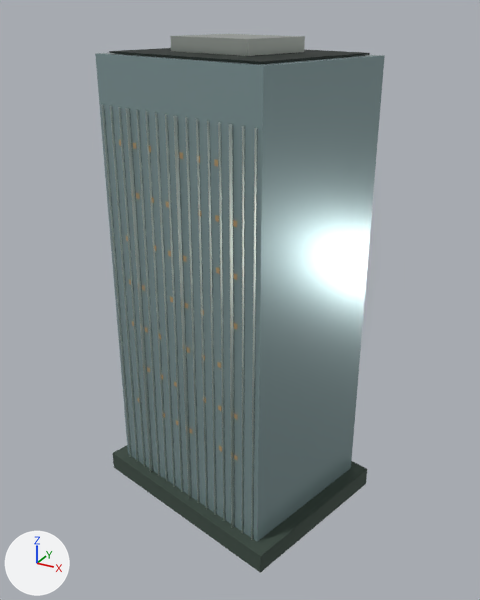
The glTF model landmarks/assets/hisense-south.glb, before and after one commit.
Before and after are seen from a 50 mm lens placed at (108.8, -196.4, 172.2), pointed at (5.1, -8.0, 78.0). The lights are fixed; the arrows at lower left show +X, +Y and +Z. The older version comes first. Vertices at exactly the same position are counted once.

In view in the first picture: 'crown_box', 'envelope', 'fins', 'night_windows', 'podium', 'roof_deck'.
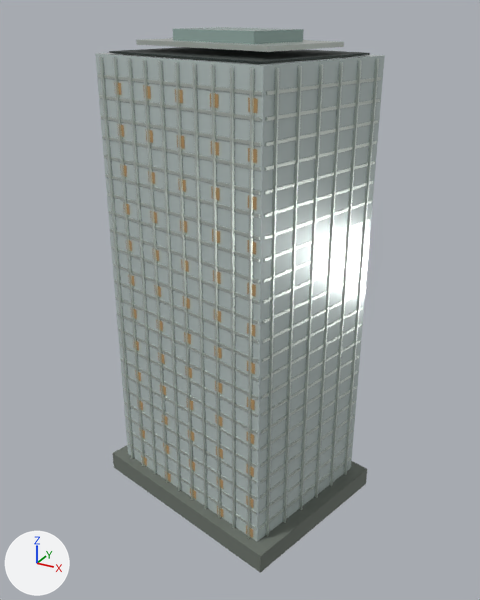
Location of each change, (x1, y1, x2, y2) in pixels of the pictures (480 x 600 px):
```json
{"object": "envelope", "change": "recoloured, surface changed", "before": [95, 53, 385, 542], "after": [95, 53, 385, 542], "on screen": "grey to light grey"}
{"object": "fins", "change": "reshaped", "before": [102, 104, 257, 540], "after": [99, 56, 379, 539]}
{"object": "floor_bands", "change": "added", "after": [98, 74, 382, 530]}
{"object": "podium", "change": "recoloured", "before": [113, 445, 367, 573], "after": [113, 445, 367, 573], "on screen": "lighter"}
{"object": "crown_box", "change": "reshaped", "before": [170, 34, 305, 56], "after": [136, 38, 344, 52], "on screen": "54% wider, 35% shorter"}
{"object": "night_windows", "change": "reshaped", "before": [119, 140, 237, 460], "after": [114, 82, 258, 538]}
{"object": "crown_box.001", "change": "added", "after": [173, 27, 304, 44]}
```

The change, as JSON lines over the scene's bpy script:
```json
{"op": "set", "path": "mat_glass.base_color", "old": "(0.27, 0.381, 0.392)", "new": "(0.558, 0.644, 0.631)", "note": "grey #8ea6a8 -> light grey #c5d2d0"}
{"op": "set", "path": "mat_glass.roughness", "old": "0.24", "new": "0.16"}
{"op": "set", "path": "mat_stone.base_color", "old": "(0.0452, 0.0704, 0.0545)", "new": "(0.153, 0.175, 0.15)", "note": "greyish green #3c4b42 -> grey #6d746c"}
{"block": "me_crown_box", "where": "# used by ob_crown_box; location = (0.0, 0.0, 0.0)"}
{"op": "remove", "block": "me_crown_box", "code": "me_crown_box.from_pydata(...)  # 8 vertices, 12 faces; spans x -15.6..22.1, y -22.7..9.8, z 160.0..164.4"}
{"op": "add", "block": "me_crown_box", "code": "me_crown_box.from_pydata(...)  # 8 vertices, 12 faces; spans x -27.7..34.2, y -29.8..16.8, z 161.7..163.1"}
{"block": "me_crown_box", "change": "me_crown_box part 1: the whole mesh is rebuilt"}
{"block": "me_fins", "where": "# used by ob_fins; location = (0.0, 0.0, 0.0)"}
{"op": "remove", "block": "me_fins", "code": "me_fins.from_pydata(...)  # 256 vertices, 384 faces; spans x -35.9..42.4, y -41.9..28.9, z 1.0..144.0"}
{"op": "add", "block": "me_fins", "code": "me_fins.from_pydata(...)  # 256 vertices, 384 faces; spans x -37.6..44.1, y -41.8..28.9, z 0.5..158.5"}
{"block": "me_fins", "change": "me_fins part 2: 128 of 256 vertices moved; they spanned x -35.9..28.4, y -41.9..-24.4, z 1.0..144.0 and now span x -34.9..44.1, y -41.8..6.7, z 0.5..158.5; mean shift (15.6, 6.6, 7.0); largest move (-35.7, -25.1, 144.0) -> (43.9, 6.0, 158.5)"}
{"block": "me_fins", "change": "other edits to the shape of me_fins do not show in these pictures"}
{"block": "me_night_windows", "where": "# used by ob_night_windows; location = (0.0, 0.0, 0.0)"}
{"op": "remove", "block": "me_night_windows", "code": "me_night_windows.from_pydata(...)  # 336 vertices, 168 faces; spans x -29.0..35.5, y -39.6..26.6, z 35.9..133.7"}
{"op": "add", "block": "me_night_windows", "code": "me_night_windows.from_pydata(...)  # 480 vertices, 240 faces; spans x -29.1..42.5, y -41.4..26.7, z 7.7..151.3"}
{"block": "me_night_windows", "change": "me_night_windows part 3: 168 vertices removed from x -29.0..21.5, y -39.6..-26.3, z 35.9..133.7; 240 vertices added at x -29.1..28.6, y -41.4..-26.2, z 7.7..151.3"}
{"block": "me_night_windows", "change": "other edits to the shape of me_night_windows do not show in these pictures"}
{"op": "add", "block": "me_floor_bands", "code": ["me_floor_bands = bpy.data.meshes.new('floor_bands')", "me_floor_bands.from_pydata(...)  # 768 vertices, 1152 faces; spans x -37.7..44.2, y -41.8..28.9, z 5.9..153.1", "me_floor_bands.materials.append(mat_metal)  # light grey #d5ddd6"]}
{"op": "add", "block": "me_crown_box_001", "code": ["me_crown_box_001 = bpy.data.meshes.new('crown_box.001')", "me_crown_box_001.from_pydata([(22.4, -0.3, 162.8), (-10.4, 8.4, 162.8), (-15.9, -12.7, 162.8), (16.9, -21.3, 162.8), (-15.9, -12.7, 166.4), (16.9, -21.3, 166.4), (-10.4, 8.4, 166.4), (22.4, -0.3, 166.4)], [], [(0, 1, 2), (0, 2, 3), (3, 5, 4), (3, 4, 2), (2, 1, 6), (2, 6, 4), (1, 0, 7), (1, 7, 6), (0, 3, 5), (0, 5, 7), (5, 4, 6), (5, 6, 7)])", "me_crown_box_001.materials.append(mat_glass_alt)  # grey #9eb6b0"]}
{"op": "add", "block": "ob_floor_bands", "code": ["ob_floor_bands = bpy.data.objects.new('floor_bands', me_floor_bands)", "ob_floor_bands.location = (0.0, 0.0, 0.0)"]}
{"op": "add", "block": "ob_crown_box_001", "code": ["ob_crown_box_001 = bpy.data.objects.new('crown_box.001', me_crown_box_001)", "ob_crown_box_001.location = (0.0, 0.0, 0.0)"]}
```
